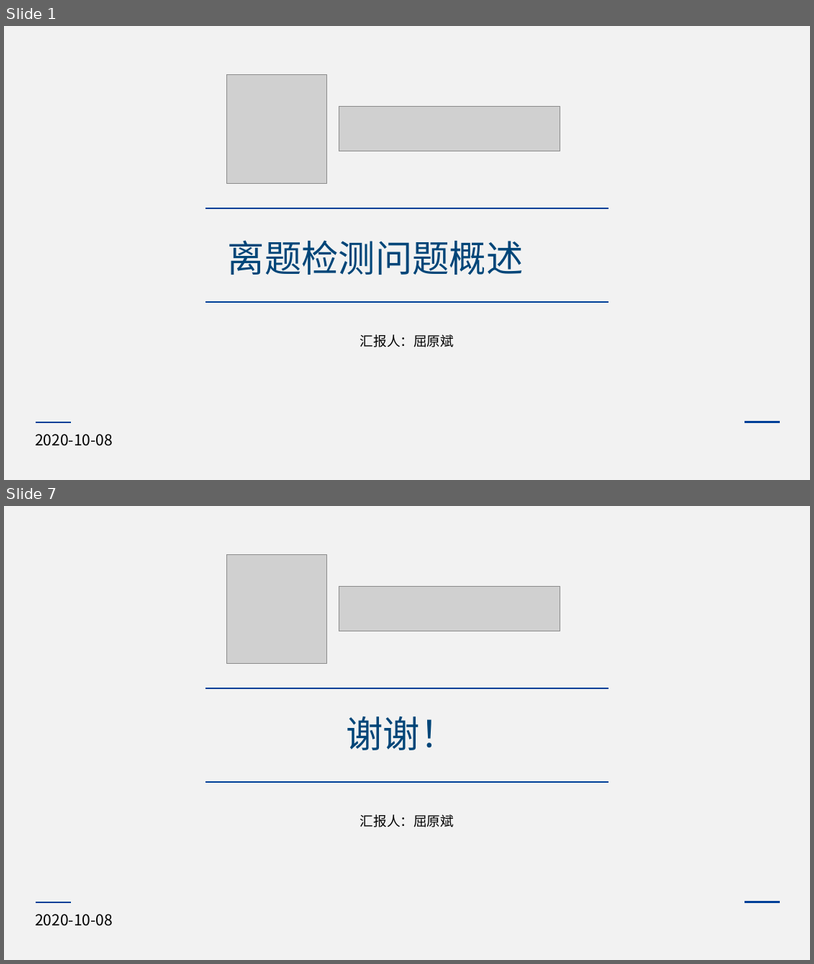
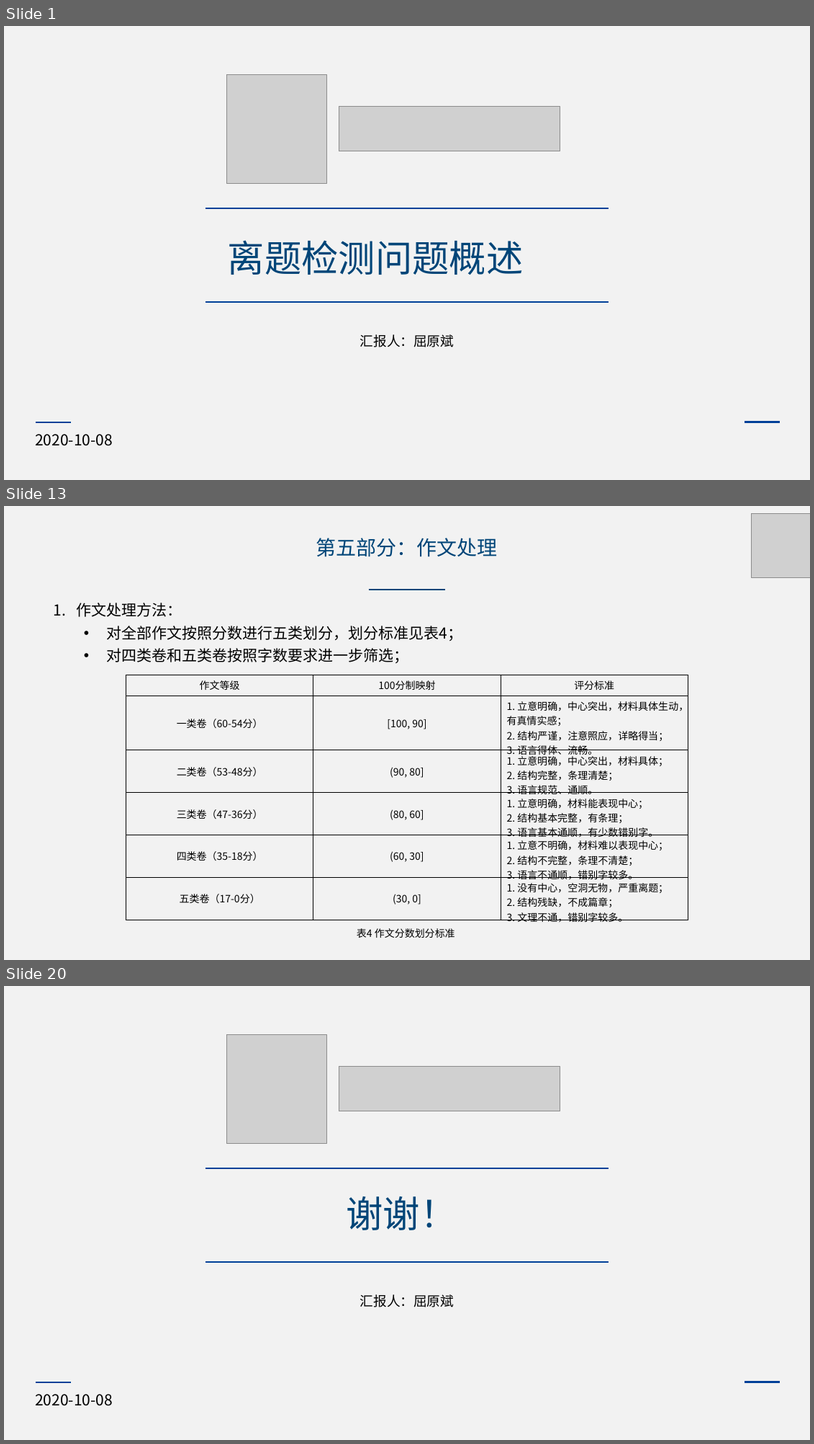
Before and after one commit to ybqu/courses, a slide deck: master/研究生工作/组会/屈原斌-组会-20201005.pptx. Shown one above the other, each under a label of ours: slides 1 and 7 before the commit, slides 1, 13 and 20 after it; the slides between them are not shown. The pictures are 814x964 and 814x1444 pixels, drawn with LibreOffice and Linux fonts; fonts in the diff are those of the drawing; grey boxes stand for pictures. Boxes give left, top, right and bottom in pixels: in the first picture for what was removed or moved away, otherwise in the second. Text is boxed around its words. In the diff, an @@ line names an element or a change of style, - is before the commit and + after.

```diff
--- a/master/研究生工作/组会/屈原斌-组会-20201005.pptx
+++ b/master/研究生工作/组会/屈原斌-组会-20201005.pptx
@@ slide 13 added at <box>4,506,810,960</box>, background #F2F2F2 @@
@@ picture added at <box>751,514,810,577</box> @@
@@ text added at <box>316,538,498,557</box>, 24 pt, text #004578 @@
+第五部分：作文处理
@@ line added from (369, 590) to (445, 590), #004578 1.5 pt @@
@@ text added at <box>76,602,463,663</box>, 18 pt, text #000000 @@
+1. 作文处理方法：
+  • 对全部作文按照分数进行五类划分，划分标准见表4；
+  • 对四类卷和五类卷按照字数要求进一步筛选；
@@ table added at <box>126,674,689,925</box>, 6 rows, 3 columns @@
+作文等级 | 100分制映射 | 评分标准
+一类卷（60-54分） | [100, 90] | 1. 立意明确，中心突出，材料具体生动，有真情实感； / 2. 结构严谨，注意照应，详略得当； / 3. 语言得体、流畅。
+二类卷（53-48分） | (90, 80] | 1. 立意明确，中心突出，材料具体； / 2. 结构完整，条理清楚； / 3. 语言规范、通顺。
+三类卷（47-36分） | (80, 60] | 1. 立意明确，材料能表现中心； / 2. 结构基本完整，有条理； / 3. 语言基本通顺，有少数错别字。
+四类卷（35-18分） | (60, 30] | 1. 立意不明确，材料难以表现中心； / 2. 结构不完整，条理不清楚； / 3. 语言不通顺，错别字较多。
+五类卷（17-0分） | (30, 0] | 1. 没有中心，空洞无物，严重离题； / 2. 结构残缺，不成篇章； / 3. 文理不通，错别字较多。
@@ text added at <box>357,928,455,937</box>, 12 pt, text #000000 @@
+表4 作文分数划分标准
@@ what was slide 7 is now slide 20 @@
```
Also in this commit, not shown: 4 slides changed, 13 other slides added, 1 slide removed, 1 other file.
